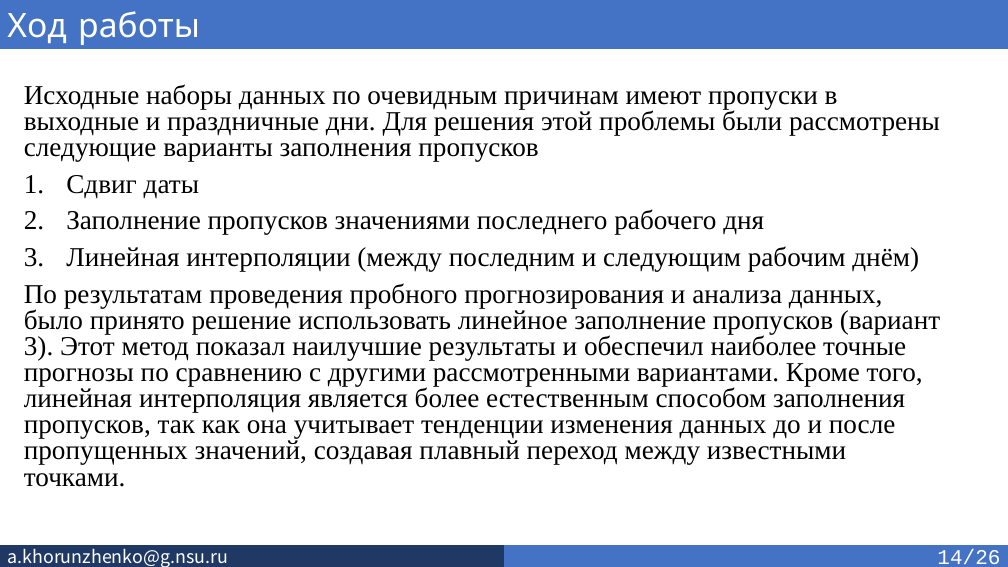
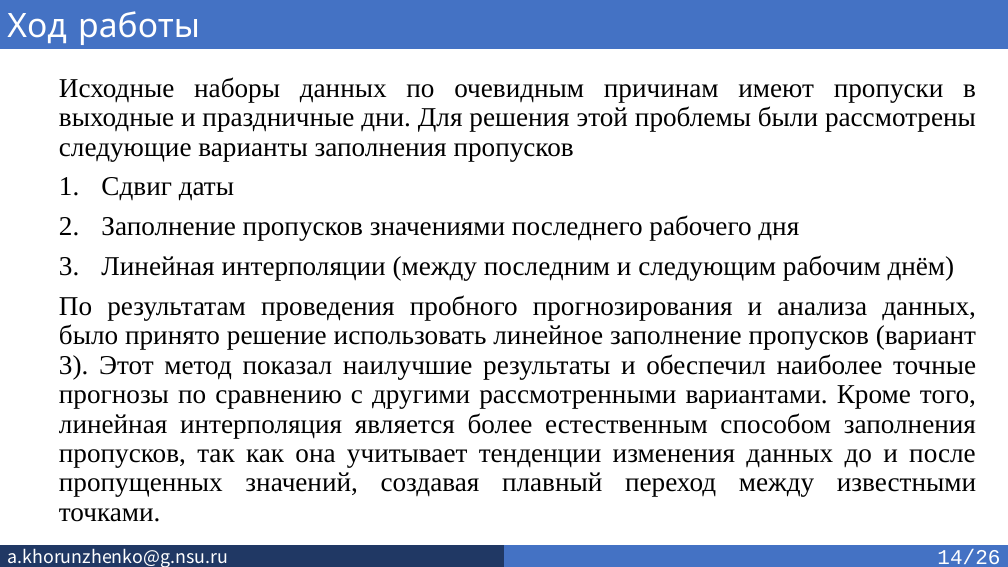
Before and after one commit to SkivHisink/MasterWork, a slide deck: slide 14 of Text/Хорунженко_презентация_4_сем.pptx. Drawn at 1008x567 pixels with LibreOffice and Linux fonts; fonts in the diff are those of the drawing. Boxes give left, top, right and bottom in pixels: in the first picture for what was removed or moved away, otherwise in the second. Text is boxed around its words. In the diff, an @@ line names an element or a change of style, - is before the commit and + after.

```diff
--- a/Text/Хорунженко_презентация_4_сем.pptx
+++ b/Text/Хорунженко_презентация_4_сем.pptx
@@ text "Исходные наборы данных по очевидным ...": place and size @@
-text "Исходные наборы данных по очевидным ..." at bbox=[24, 84, 940, 487]
+text "Исходные наборы данных по очевидным ..." at bbox=[59, 77, 976, 522]
@@ text "Исходные наборы данных по очевидным ..." at bbox=[59, 77, 976, 522]: alignment left to justified; line spacing 0.8 to 0.9 @@
```
Also in this commit, not shown: 13 other slides changed.
